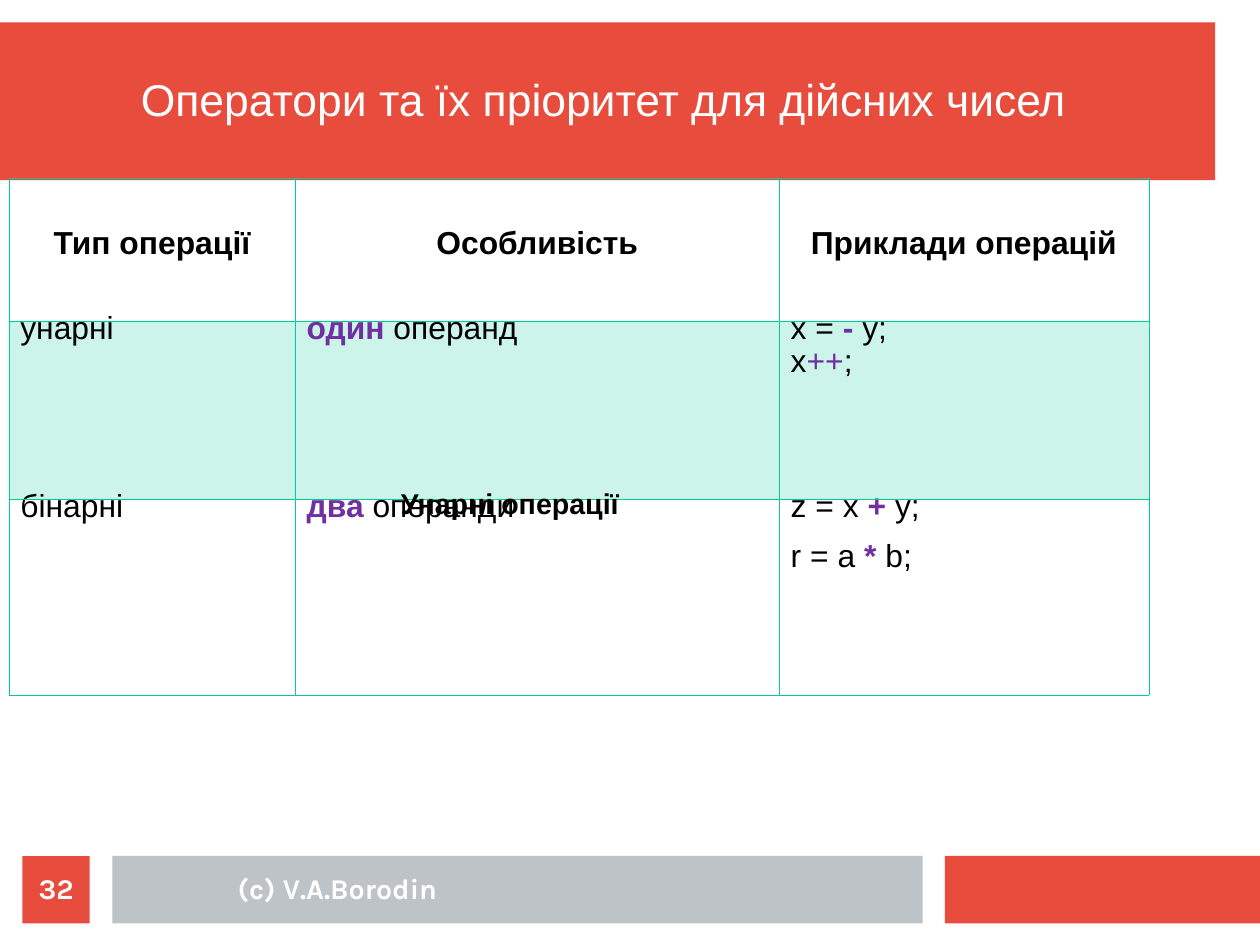
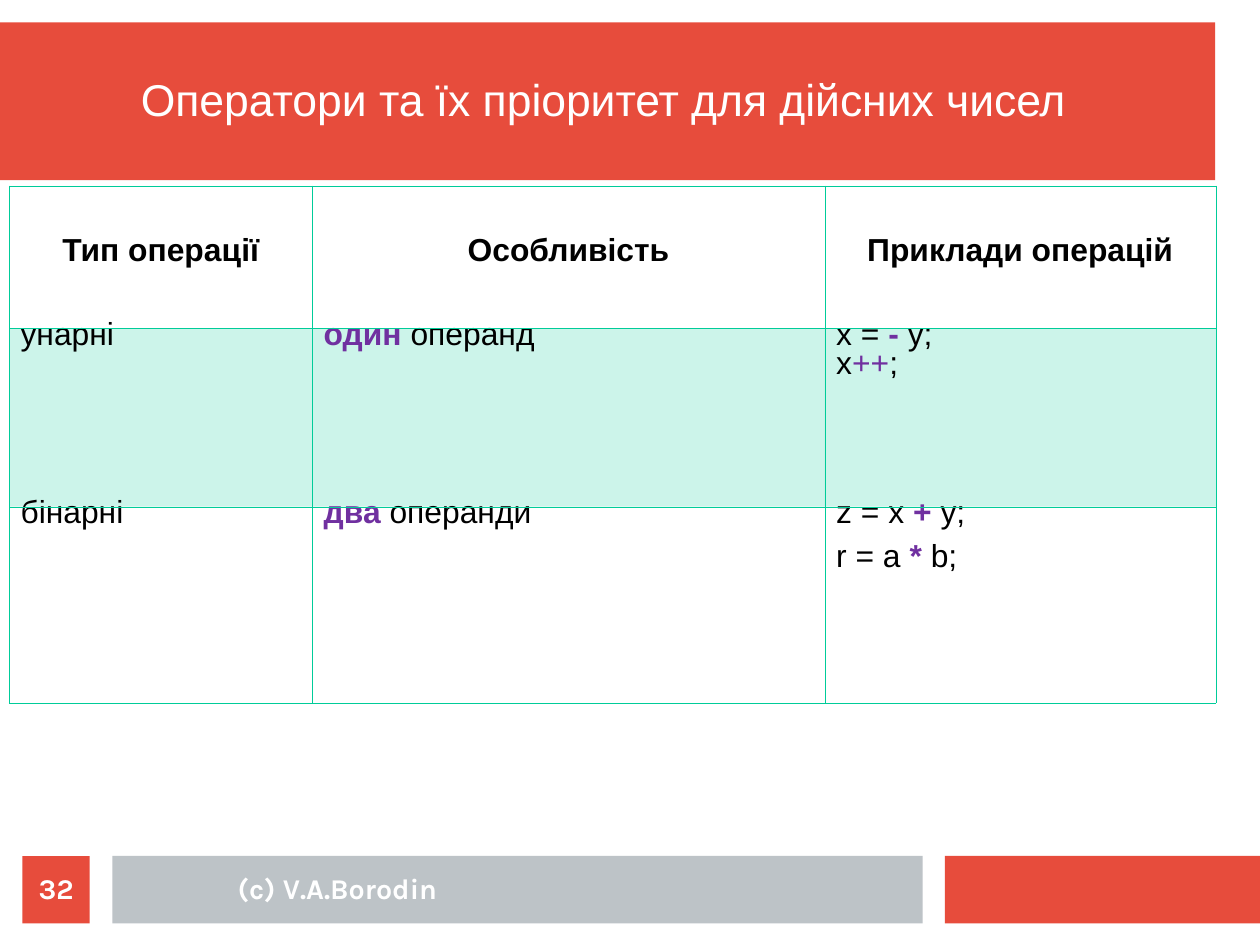
Before and after one commit to mecchmatProjects/CppCourse, a slide deck: slide 32 of Lect01/CppTutorUkr0.ppt. Drawn at 1260x946 pixels with LibreOffice and Linux fonts; fonts in the diff are those of the drawing. Boxes give left, top, right and bottom in pixels: in the first picture for what was removed or moved away, otherwise in the second. Text is boxed around its words. In the diff, an @@ line names an element or a change of style, - is before the commit and + after.

```diff
--- a/Lect01/CppTutorUkr0.ppt
+++ b/Lect01/CppTutorUkr0.ppt
@@ table at box(9, 185, 1215, 702) @@
@@ line spacing 0.47 to 0.41 @@
@@ table: place and size @@
-table at box(9, 178, 1148, 575)
+table at box(9, 185, 1215, 702)
@@ text removed at box(401, 492, 618, 520) @@
-Унарні операції
```
Also in this commit, not shown: 16 other slides changed, 4 other files.
